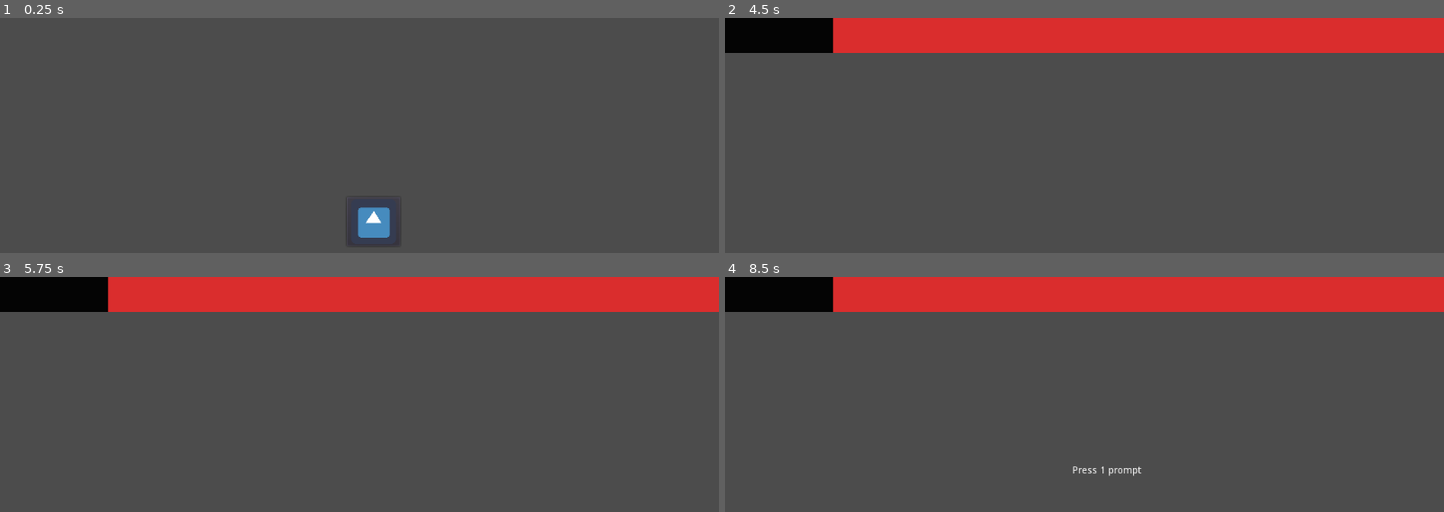
Above: before the commit, frames 1-4 (two rows, left to right).
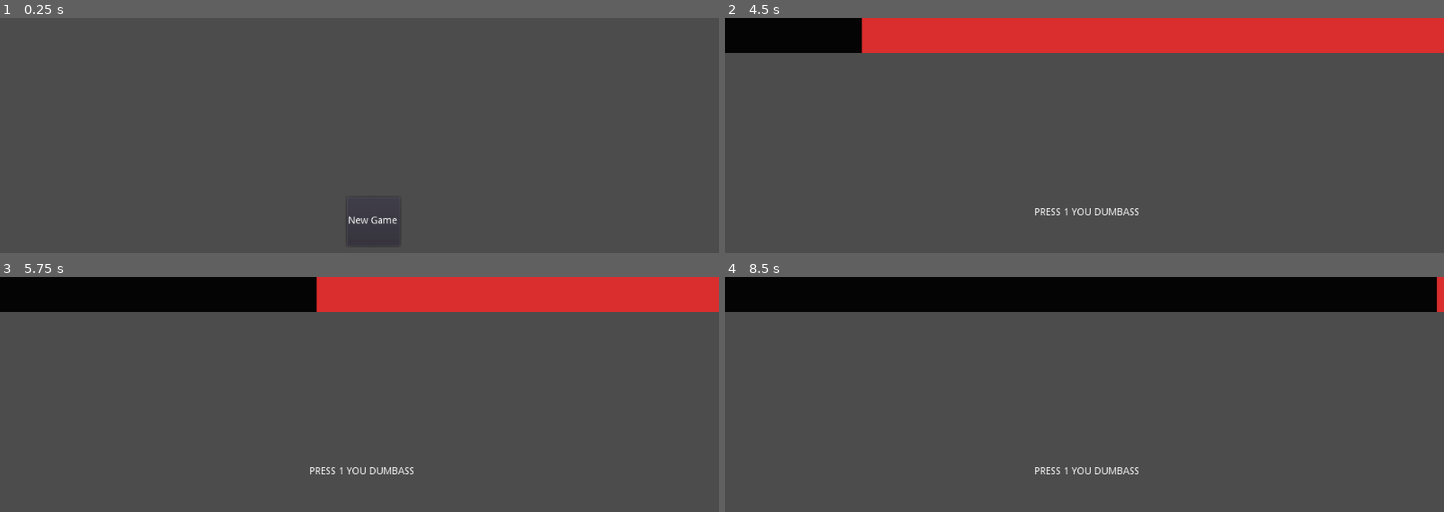
Above: after the commit, the same moments.

Repository: josfeldmann/Godot-Group-Game-Template
Game: Godot game, scene res://MainGame/MainMenu.tscn
Two runs of this game, one before a commit and one after it. Both use one fixed random seed, a clock stepped at 60 frames per second and the inputs below. The engine's default icon, where the game draws it, is replaced by a stand-in: a white triangle on a blue panel in a dark square.
Inputs (mouse positions are in pixels of both pictures, inside the frame that each line leads up to):
- Up to frame 1 (0.25 s): no input
- Up to frame 2 (4.5 s): click (1098, 222) at 0.5 s; tap Enter at 1.25, 2.75 s; tap Space at 2, 3.5 s; hold Left (ui_left) 2.03-2.78 s; hold Left (ui_left) from 4.28 s (still down)
- Up to frame 3 (5.75 s): keep holding Left (ui_left)
- Up to frame 4 (8.5 s): release Left (ui_left) at 6.53 s

The runs differ from the first frame. In frame 1, 0.6% of the frame differs, in the area x 48-56%, y 80-94%; in frame 2, 0.8%; in frame 3, 4.6%; in frame 4, 13%, in the area x 15-99%, y 0-85%.
Error after the commit: Invalid call to function 'WinGame' in base 'Node2D (MiniGameManager.gd)'. Expected 1 arguments. (res://MainGame/GameSingleton.gd:18)

Commit message:
more stuff

Diff:
--- a/MainGame/GameTemplate.tscn
+++ b/MainGame/GameTemplate.tscn
@@ -10,7 +10,6 @@
 [node name="TimerLoadingBar" type="TextureProgress" parent="."]
 margin_right = 1024.0
 margin_bottom = 50.0
-max_value = 100.0
 texture_under = ExtResource( 1 )
 texture_over = ExtResource( 1 )
 texture_progress = ExtResource( 1 )
@@ -55,3 +54,16 @@
 __meta__ = {
 "_edit_use_anchors_": false
 }
+
+[node name="Points" type="Node2D" parent="."]
+position = Vector2( 511.999, 358.999 )
+
+[node name="PointsText" type="Label" parent="Points"]
+margin_left = -21.0523
+margin_top = -11.5192
+margin_right = 34.9477
+margin_bottom = 2.48083
+text = "Points: 0"
+__meta__ = {
+"_edit_use_anchors_": false
+}
--- a/MainGame/MainMenu.tscn
+++ b/MainGame/MainMenu.tscn
@@ -1,6 +1,5 @@
-[gd_scene load_steps=3 format=2]
+[gd_scene load_steps=2 format=2]
 
-[ext_resource path="res://icon.png" type="Texture" id=1]
 [ext_resource path="res://MainGame/MainMenu.gd" type="Script" id=2]
 
 [node name="Node2D" type="Node2D"]
@@ -15,8 +14,15 @@
 margin_top = 256.144
 margin_right = 569.739
 margin_bottom = 326.144
-icon = ExtResource( 1 )
 __meta__ = {
 "_edit_use_anchors_": false
 }
+
+[node name="Label" type="Label" parent="Button"]
+margin_left = 1.0
+margin_right = 74.0
+margin_bottom = 68.0
+text = "New Game"
+align = 1
+valign = 1
 [connection signal="pressed" from="Button" to="." method="_on_Button_pressed"]
--- a/MainGame/MiniGameManager.gd
+++ b/MainGame/MiniGameManager.gd
@@ -1,11 +1,15 @@
 extends Node2D
 
 
-onready var HealthBar = $TimerLoadingBar
+onready var timerBar = $TimerLoadingBar
 onready var HPFlash = $FlashHP
 onready var HPFlashText = $FlashHP/HPText
-onready var Prompt = $Prompt
+onready var prompt = $Prompt
 onready var gameSpot = $AttachGameHere
+onready var pointsHolder = $Points
+onready var pointsText = $Points/PointsText
+
+
 onready var timeInBetweenPrompts: float = 3
 onready var timeForTransition : float = 3
 onready var currentTimer: float = 0;
@@ -51,8 +55,9 @@
 	currentPromptString = gameList[0][0]
 	currentScenePath = gameList[0][1]
 	HPFlash.hide()
-	Prompt.show()
-	Prompt.text = currentPromptString
+	pointsHolder.hide()
+	prompt.show()
+	prompt.text = currentPromptString
 	state = GameState.PROMPT
 	currentTimer = timeInBetweenPrompts
 
@@ -64,10 +69,10 @@
 func StartNewGame():
 
 	state = GameState.MINIGAME
-	Prompt.hide()
+	prompt.hide()
 	currentTimeLimit = 5
 	currentTimer = 5
-	HealthBar.value = 100;
+	timerBar.value = 0
 	var scene = load(gameList[0][1])
 	currentGameNode = scene.instance()
 	gameSpot.add_child(currentGameNode)
@@ -75,11 +80,13 @@
 
 	pass
 
-func WinGame():
+func WinGame(var points):
 
 	currentGameNode.free()
 	state = GameState.TRANSITION
 	currentTimer = timeForTransition
+	timerBar.value = 0
+	pointsText.val
 
 
 	pass
@@ -91,7 +98,7 @@
 	HPFlash.show()
 	state = GameState.TRANSITION
 	currentTimer = timeForTransition
-
+	timerBar.value = 0
 
 
 	pass
@@ -108,7 +115,7 @@
 	elif state == GameState.MINIGAME :
 		print("MiniGame " + str(currentTimer))
 		currentTimer -= delta
-		HealthBar.value = currentTimer/currentTimeLimit * 100
+		timerBar.value = currentTimer/currentTimeLimit * 100
 		if (currentTimer <= 0):
 			LoseGame()
 	elif state == GameState.TRANSITION:
